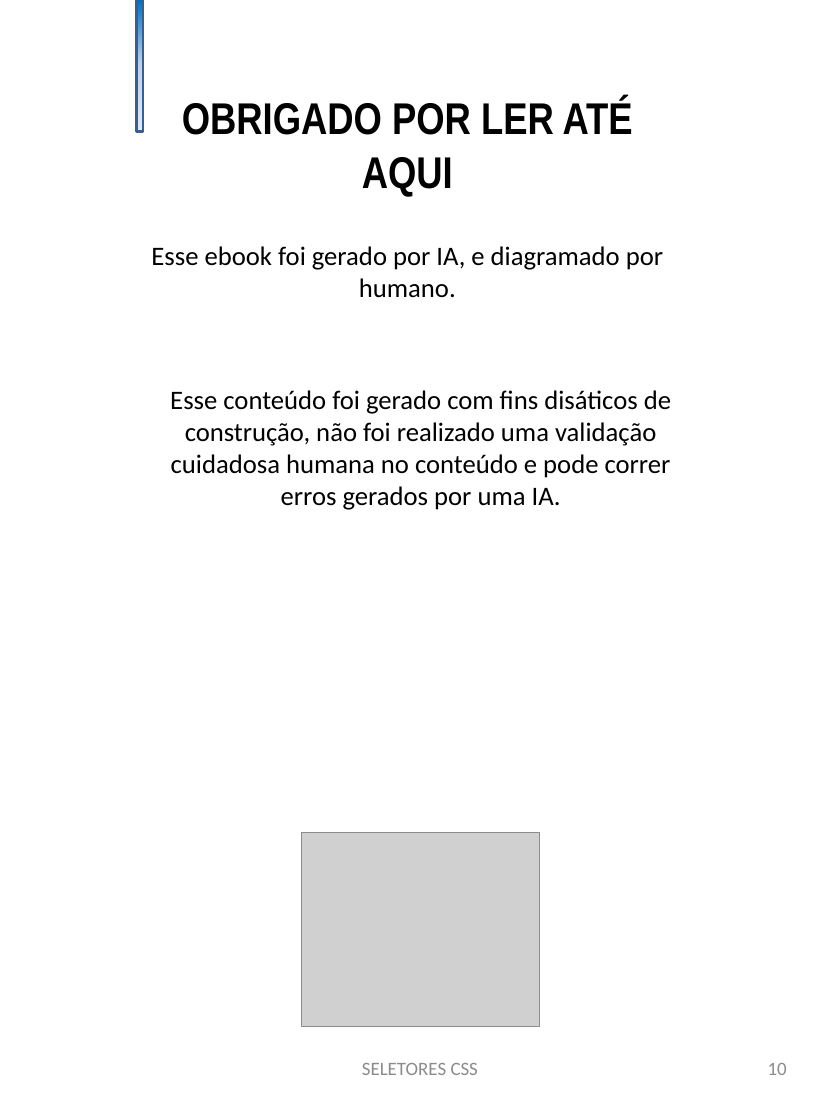
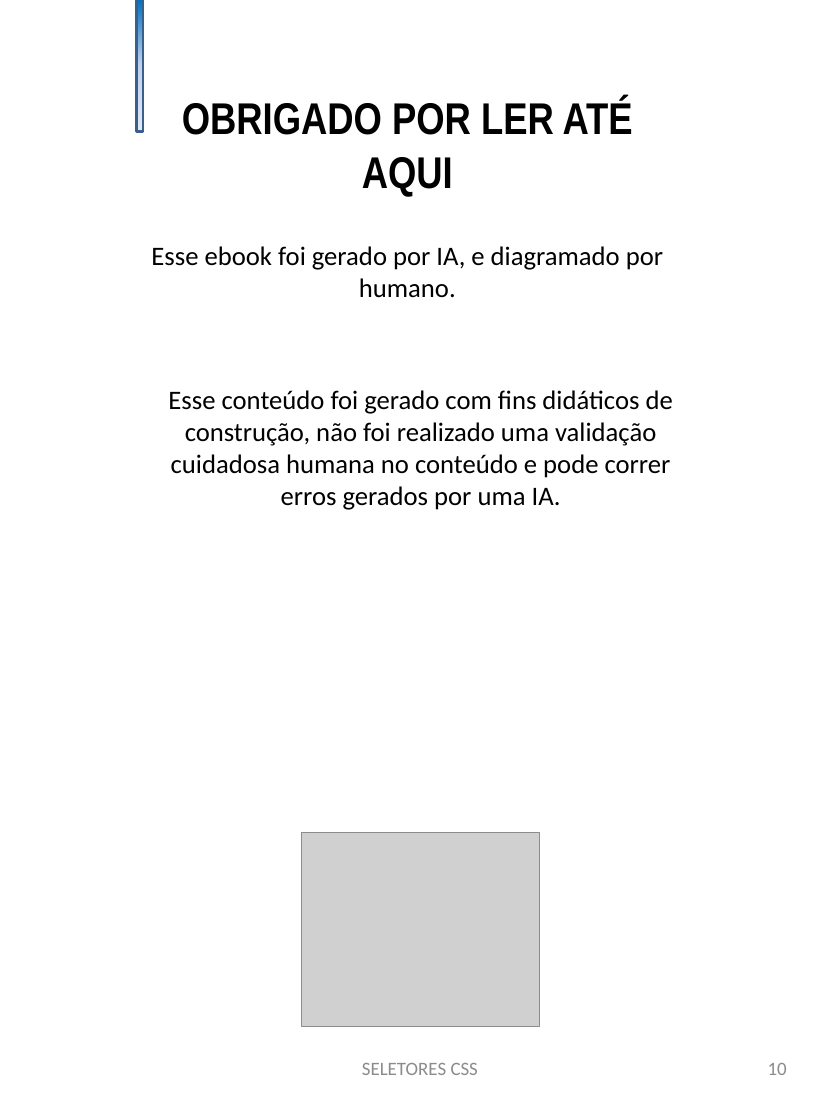
Before and after one commit to AndreGomes10/prompts-recipe-to-create-a-ebook-by-ia, a slide deck: slide 10 of output/Apresentação.pptx. Drawn at 840x1120 pixels with LibreOffice and Linux fonts; fonts in the diff are those of the drawing; grey boxes stand for pictures. Boxes give left, top, right and bottom in pixels: in the first picture for what was removed or moved away, otherwise in the second. Text is boxed around its words. In the diff, an @@ line names an element or a change of style, - is before the commit and + after.

Commit message:
ebook

```diff
--- a/output/Apresentação.pptx
+++ b/output/Apresentação.pptx
@@ text at (168,390,673,510): text changed @@
-Esse conteúdo foi gerado com fins disáticos de construção, não foi realizado uma validação cuidadosa humana no conteúdo e pode correr erros gerados por uma IA.
+Esse conteúdo foi gerado com fins didáticos de construção, não foi realizado uma validação cuidadosa humana no conteúdo e pode correr erros gerados por uma IA.
```
